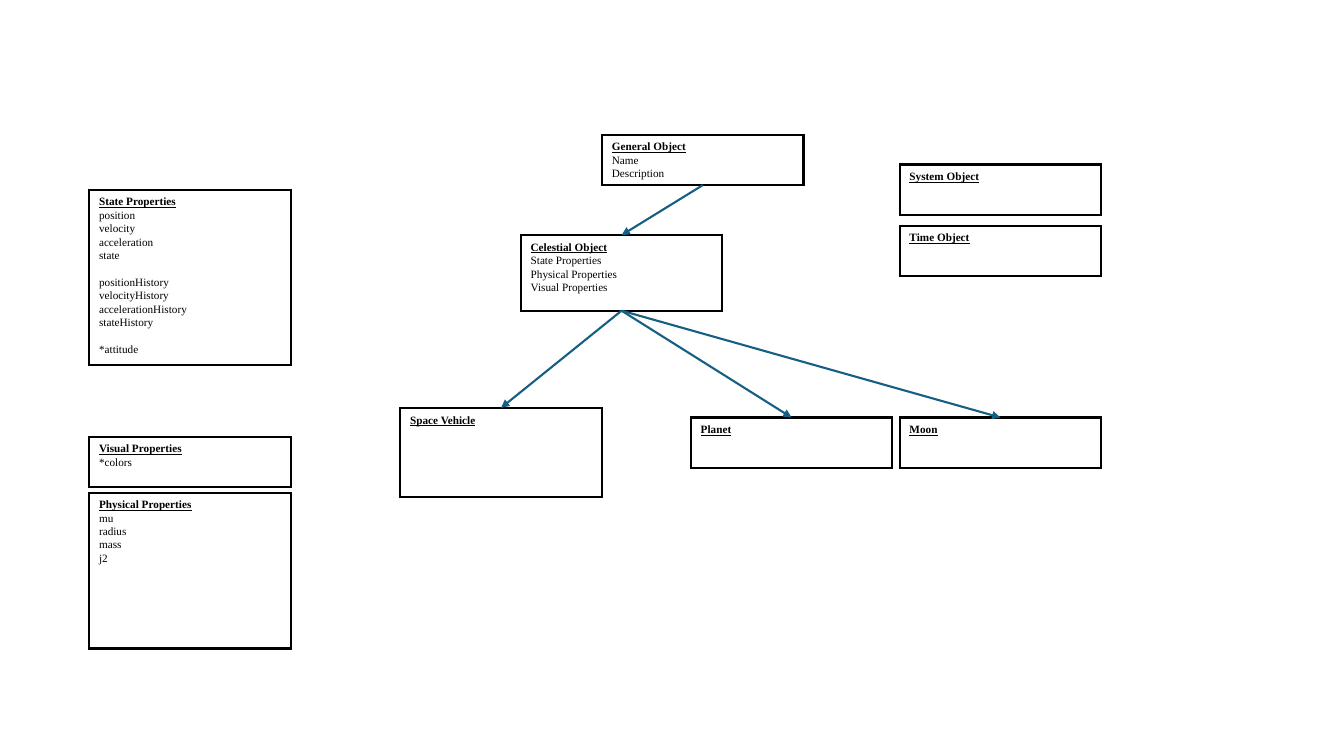
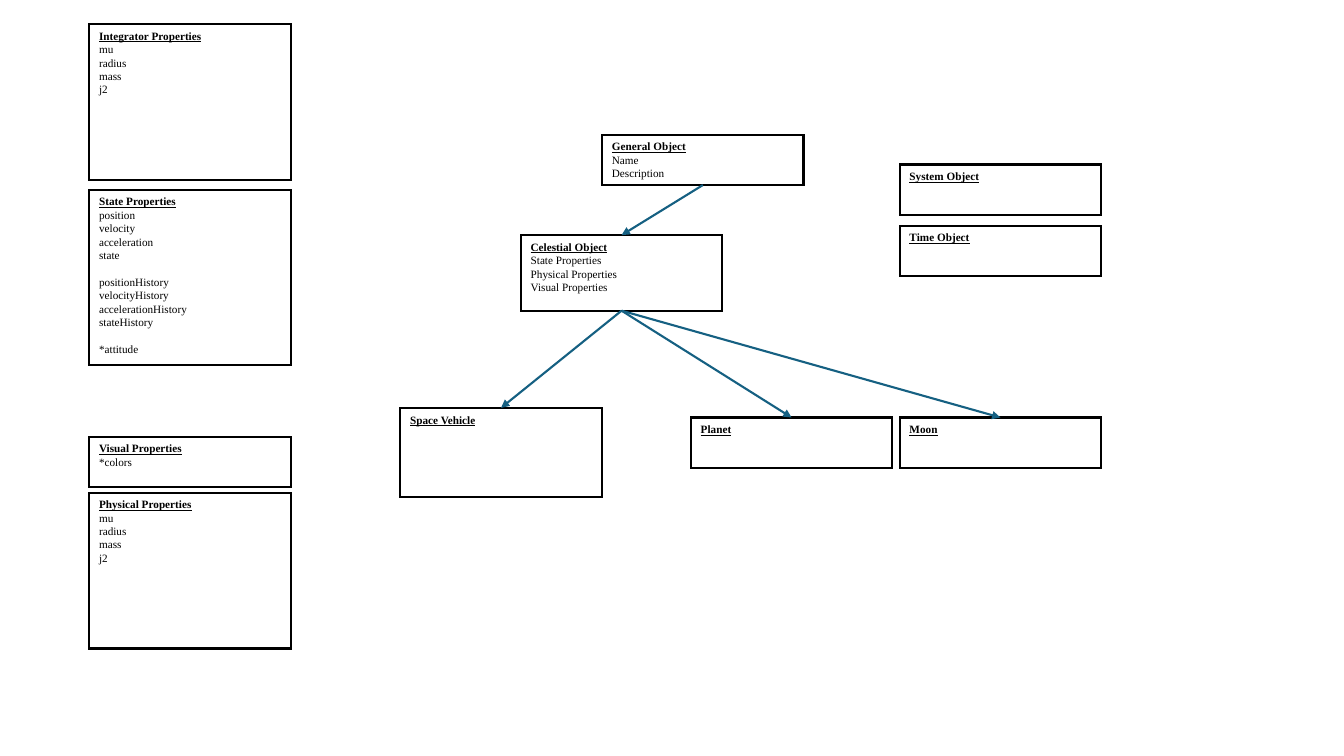
Before and after one commit to BSY0002/Integrated-Masters-Project, a slide deck: slide 2 of Integrated Masters Project.pptx. Drawn at 1344x756 pixels with LibreOffice and Linux fonts; fonts in the diff are those of the drawing. Boxes give left, top, right and bottom in pixels: in the first picture for what was removed or moved away, otherwise in the second. Text is boxed around its words. In the diff, an @@ line names an element or a change of style, - is before the commit and + after.

Commit message:
Refactor PropagatorModels for improved orbit and attitude propagation
- Enhanced initialization of state properties for bodies in Propagate function.
- Introduced separate handling for orbit and attitude propagation with adaptive step sizing.
- Implemented collision detection based on updated state properties.
- Added body synchronization time calculation and quaternion normalization.
- Updated plotting functions in StandardPlots to visualize body axes.
- Introduced TwoBodySynodicFrame for relative motion analysis between two bodies.
- Adjusted TimeModule to use a more precise end time.
- Cleaned up and organized code for better readability and maintainability.

```diff
--- a/Integrated Masters Project.pptx
+++ b/Integrated Masters Project.pptx
@@ rectangle added at (89, 24, 290, 180), outline #000000 1.5 pt, 8 pt, text #000000, bold, underline @@
+Integrator Properties
+mu
+radius
+mass
+j2
```
Also in this commit, not shown: 1 other slide changed, 3 slides added, 4 slides removed, 11 other files.
